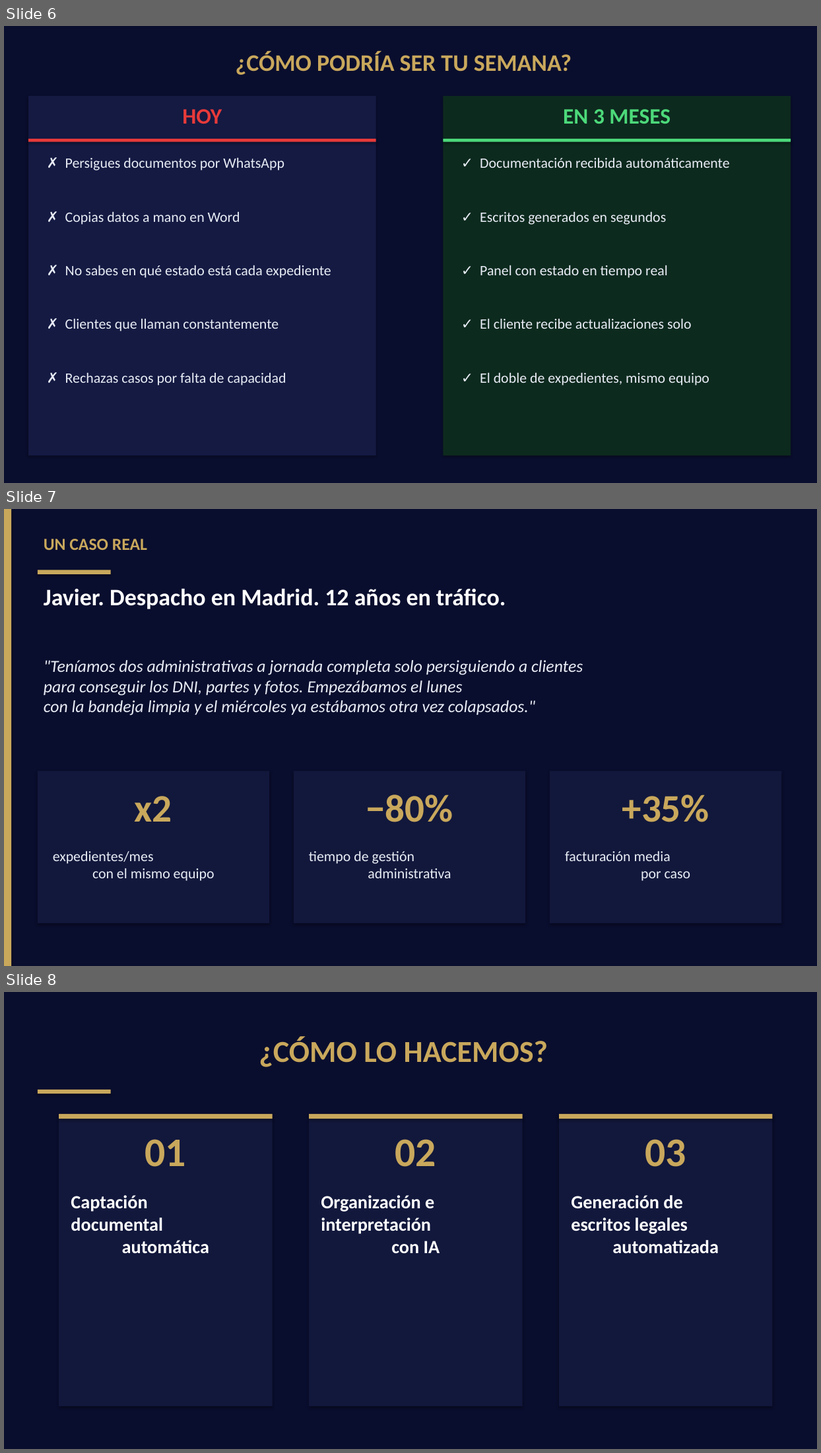
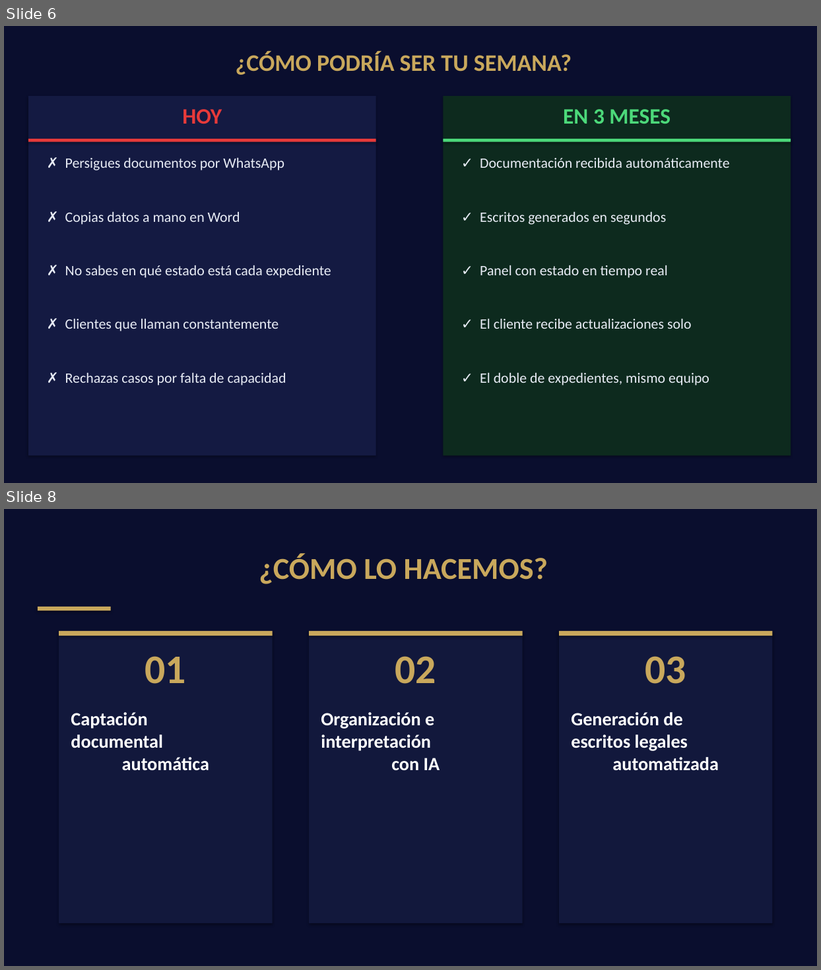
Before and after one commit to jorgeaguiar-digi/docufy-legal, a slide deck: presentations/ADEVI_2026_Docufy_Legal.pptx. Shown one above the other, each under a label of ours: slides 6, 7 and 8 before the commit, slides 6 and 8 after it; the slides between them are not shown. The pictures are 821x1453 and 821x970 pixels, drawn with LibreOffice and Linux fonts; fonts in the diff are those of the drawing. Boxes give left, top, right and bottom in pixels: in the first picture for what was removed or moved away, otherwise in the second. Text is boxed around its words. In the diff, an @@ line names an element or a change of style, - is before the commit and + after.

```diff
--- a/presentations/ADEVI_2026_Docufy_Legal.pptx
+++ b/presentations/ADEVI_2026_Docufy_Legal.pptx
@@ slide 7 removed at (4,509,817,966), background #0A0E2E @@
@@ rectangle removed at (4,509,11,966) @@
@@ text removed at (44,539,147,550) @@
-UN CASO REAL
@@ rectangle removed at (38,570,111,574) @@
@@ text removed at (44,588,506,609) @@
-Javier. Despacho en Madrid. 12 años en tráfico.
@@ text removed at (44,660,583,716) @@
-"Teníamos dos administrativas a jornada completa solo persiguiendo a clientes
-para conseguir los DNI, partes y fotos. Empezábamos el lunes
-con la bandeja limpia y el miércoles ya estábamos otra vez colapsados."
@@ rectangle removed at (38,771,269,923) @@
@@ rectangle removed at (294,771,525,923) @@
@@ rectangle removed at (550,771,781,923) @@
@@ text removed at (135,796,172,822) @@
-x2
@@ text removed at (366,795,453,823) @@
-−80%
@@ text removed at (622,795,710,823) @@
-+35%
@@ text removed at (53,852,215,881) @@
-expedientes/mes
-con el mismo equipo
@@ text removed at (309,852,451,879) @@
-tiempo de gestión
-administrativa
@@ text removed at (565,852,691,881) @@
-facturación media
-por caso
```
Also in this commit, not shown: 2 slides changed, 2 slides added, 1 other slide removed, 2 other files.
